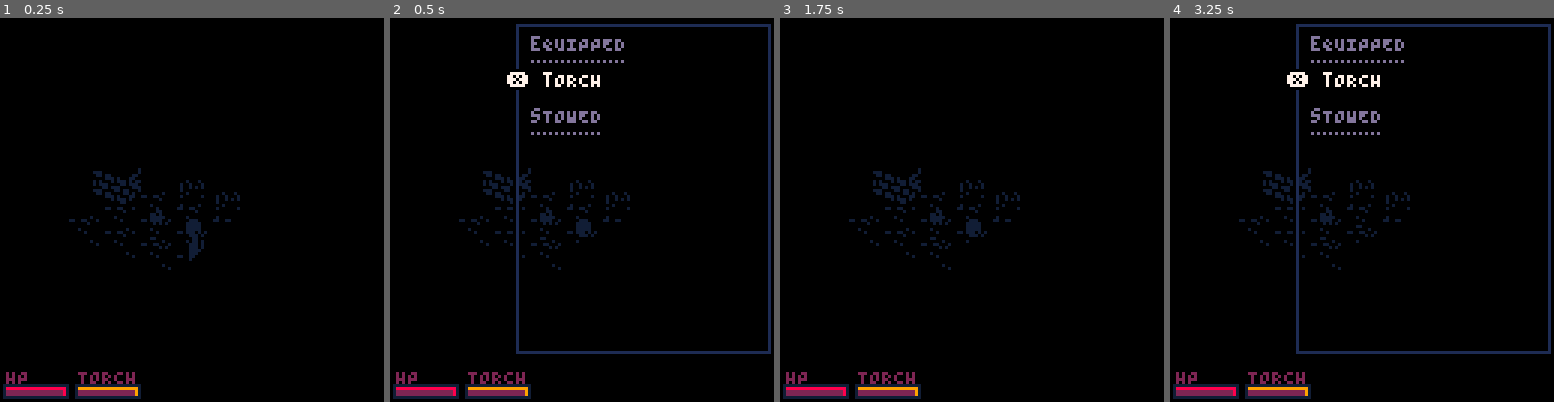
Above: before the commit, frames 1-4 (left to right).
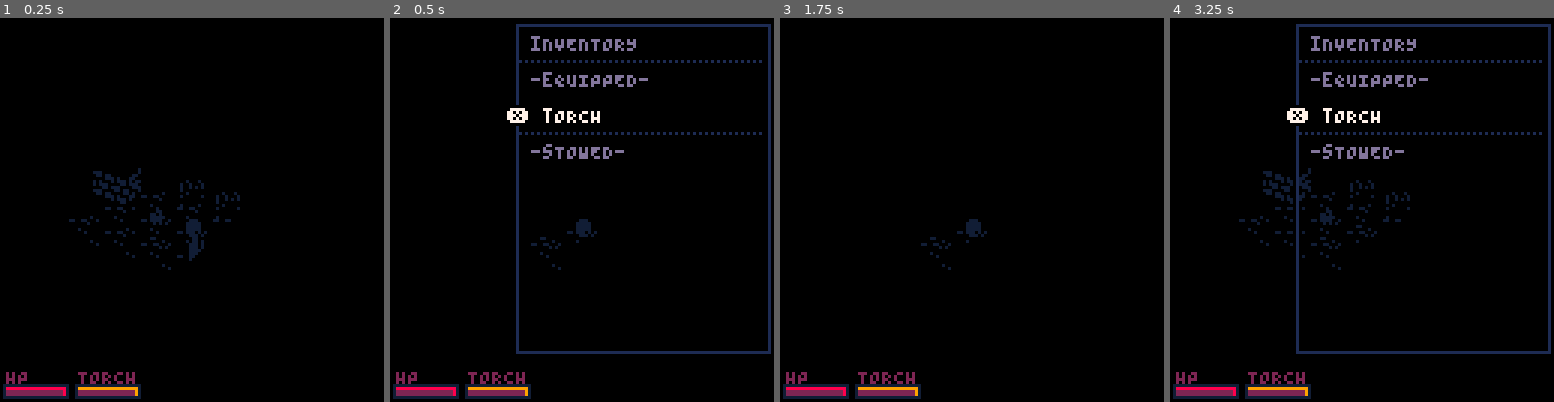
Above: after the commit, the same moments.

Repository: Woflox/intoruins
Game: PICO-8 cartridge cavedunj.p8
Same seed, same stepped clock (60 frames per second), same inputs: the game is played once before the commit and once after it.
Inputs:
- Up to frame 1 (0.25 s): no input
- Up to frame 2 (0.5 s): tap X (X key) at 0.33 s
- Up to frame 3 (1.75 s): tap O (Z key) at 0.7, 1.7 s; tap X (X key) at 1.07 s; hold Right from 1.6 s (still down)
- Up to frame 4 (3.25 s): tap X (X key) at 1.85, 2.97 s; release Right at 2.1 s; tap O (Z key) at 2.1, 2.5, 2.9 s; hold Up 2.15-2.42 s; hold Right 2.47-3.03 s; hold Left from 3.08 s (still down)

Frame 1 is identical in both runs. In frame 2, 3.3% of the frame differs, in the area x 17-97%, y 5-63%; in frame 3, 1.0%; in frame 4, 2.3%.

Commit message:
overhauled stat/item system, polish death screen, tweak inventory screen, mode change logic

Diff:
--- a/cavedunj.p8
+++ b/cavedunj.p8
@@ -6,7 +6,7 @@
 
 function _init()
 assigntable(_ENV,
-[[mode:play,depth:5,turnorder:0,fireplaying:false,btnheld:0,shake:0,playerdir:2,tgameover:0
+[[mode:play,statet:0,depth:5,turnorder:0,fireplaying:false,btnheld:0,shake:0,playerdir:2
 ,tempty:0,tcavefloor:50,tcavefloorvar:52
 ,tcavewall:16,tdunjfloor:48,tywall:18,txwall:20
 ,tshortgrass:54,tflatgrass:38,tlonggrass:58,tmushroom:56
@@ -15,16 +15,15 @@
 entdata={}
 assigntable(entdata,
 [[def=var:ent,xface:1,yface:-1,animframe:0,animt:1,animspeed:0.5,animheight:1,deathanim:death,atkanim:eatk,death:41
-64=n:yOU,hp:20,atk:0,dmg:2,armor:0,atkanim:patk,light:4,moveanim:move,deathanim:pdeath
+64=n:yOU,hp:20,atk:0,dmg:2,armor:0,atkanim:patk,moveanim:move,deathanim:pdeath
 70=n:rAT,hp:3,atk:0,dmg:1,armor:0,ai:t,pdist:-15,runaway:t,alert:14,hurt:15
 71=n:jACKAL,hp:4,atk:0,dmg:2,armor:0,ai:t,pdist:0,pack:t,movandatk:t,alert:20,hurt:21
 65=n:gOBLIN,hp:7,atk:1,dmg:3,armor:0,ai:t,pdist:0,alert:30,hurt:11
 66=n:gOBLIN MYSTIC,hp:6,atk:1,dmg:3,armor:0,ai:t,pdist:-2,alert:30,hurt:11
 67=n:gOBLIN ARCHER,hp:7,atk:1,dmg:3,armor:0,ai:t,pdist:-3,alert:30,hurt:11
 68=n:gOBLIN WARLOCK,hp:6,atk:1,dmg:3,armor:0,ai:t,pdist:-3,alert:30,hurt:11
-69=n:oGRE,hp:15,atk:2,dmg:8,armor:1,slow:t,
-ack:t,stun:2,ai:t,pdist:0,alert:31,hurt:16
-72=n:bAT,hp:4,atk:2,dmg:6,armor:0,movratio:0.6,ai:t,behav:wander,darksight:t,burnlight:t,pdist:0,flying:t,idleanim:batidle,alert:32,movandatk:t,hurt:13
+69=n:oGRE,hp:15,atk:2,dmg:8,armor:1,slow:t,knockback:t,stun:2,ai:t,pdist:0,alert:31,hurt:16
+72=n:bAT,hp:4,atk:2,dmg:6,armor:0,movratio:0.6,ai:t,behav:wander,darksight:t,burnlight:t,pdist:0,flying:t,idleanim:batidle,alert:32,hurt:13
 73=n:pINK JELLY,hp:10,atk:1,dmg:2,armor:0,ai:t,pdist:0,moveanim:emove,movratio:0.33,alert:19,hurt:19
 137=n:mUSHROOM,hp:1,blocking:t,sporeburst:12,light:4,lcool:t,deathanim:mushdeath,flippable:t,death:42
 136=n:bRAZIER,hp:1,nofire:t,blocking:t,hitfire:t,light:4,idleanim:idle3,deathanim:brazierdeath,animspeed:0.3,death:23
@@ -238,9 +237,9 @@
 function _update()
 	if mode=="play" then
 		updateturn()
-	elseif mode=="gameover" then
-		tgameover+=0.066
-	end
+	end
+
+	statet+=0.033
 
 	if mode!="ui" then
 		waitforanim=false
@@ -253,7 +252,9 @@
  	screenpos(
  		lerp(player.pos,
  							vec2(10,9.5),
- 							max(0.36-tgameover)))
+ 							mode=="gameover" and
+ 							max(0.36-statet*2) or
+ 							0.36))
 	smoothb=lerp(smoothb,camtarget,0.5)
 	smooth=lerp(smooth,smoothb,0.25)
 
@@ -313,7 +314,7 @@
 		if btnp(🅾️) then
 			deli(diags)
 			if #diags==0 then
-				mode="play"
+				setmode"play"
 				return
 			end
 		end
@@ -324,7 +325,7 @@
 		 d()
 	 end
 	elseif mode=="gameover" and
-	 tgameover>2 then
+	 statet>1 then
 	 if not musicplayed then
 	 	music(8)
 	 	musicplayed=true
@@ -332,7 +333,7 @@
 	 if btnp(❎) then
 	 	run()
 	 end
-	print([[
+	print(sub([[
   game over
 
 
@@ -343,7 +344,9 @@
 
 
 
-❎:tRY AGAIN]],38,29,tgameover>2.2and 13 or 1)
+
+
+❎:tRY AGAIN]],0,statet*30-16),39,29,statet>1.1and 13 or 1)
 	end
 	inputblocked=false
 end
@@ -407,7 +410,7 @@
  frame(gettrans(126,42),2,126,111,rect)
  local i=0
  local sely=0
-	?"\fd  eQUIPPED\n  …………"
+	?"\fd  iNVENTORY\n\f1 ……………………………\n\fd  -eQUIPPED-\n"
 
 	invindex=getindex(invindex,#inventory)
 
@@ -424,7 +427,7 @@
 	end
 
 	listitems(true)
-	?"\fd\n  sTOWED\n  ………"
+	?"\f1 ……………………………\fd\n  -sTOWED-\n"
 	listitems()
 end
 
@@ -499,6 +502,11 @@
  add(diags,func)
  sfx(39)
 end
+
+function setmode(m)
+	mode=m
+	statet=0
+end
 -->8
 --[[tiles, rendering
 
@@ -643,56 +651,67 @@
 										flp)
 end
 
-function drawent(ent)
-	if ent and (vistoplayer(ent.tl) or
-	   ent.lasttl and vistoplayer(ent.lasttl))
- then
-		initpal(ent.tl)
-		if ent==player then
-			pal(12,ent.cloak and
-			       ent.cloak.col or 8)
-			pal(14,ent.amulet and
-			       ent.amulet.col or 13)
-		end
-		if ent.flash then
-			pal(whitepal)
-			ent.flash=false
-		elseif ent.pal then
-			pal(ent.pal)
-			if ent.fillp then
-			 fillp(lfillp)
-			end
-		end
-		local flp=ent.xface<0 or ent.animflip
-		local scrpos=ent.renderpos+
-					vec2(flp and -1 or 0,0)
-		local frame=
-						ent.animframe
-						+0.5+ent.yface*0.5
-		spr(ent.typ+frame*16,
-						scrpos.x,scrpos.y,
-						1,ent.animheight,
-						flp)
-		if ent.wpn and frame <= 4 then
-			local wpnpos,wpnframe=
-			wpnpos[frame+1],frame%4
-
-			spr(ent.wpn.typ+wpnframe*16,
-							scrpos.x+
-							wpnpos.x*ent.xface,
-							scrpos.y+wpnpos.y,
+function drawents(tl)
+ function drawent(var)
+  local ent=tl[var]
+		if ent and (vistoplayer(tl) or
+		   ent.lasttl and vistoplayer(ent.lasttl))
+	 then
+			initpal(ent.tl)
+			if ent==player then
+				pal(12,ent.cloak and
+				       ent.cloak.col or 8)
+				pal(14,ent.amulet and
+				       ent.amulet.col or 13)
+			end
+			if ent.flash then
+				pal(whitepal)
+				ent.flash=false
+			elseif ent.pal then
+				pal(ent.pal)
+				if ent.fillp then
+				 fillp(lfillp)
+				end
+			end
+			local flp=ent.xface<0 or ent.animflip
+			local scrpos=ent.renderpos+
+						vec2(flp and -1 or 0,0)
+			local frame=
+							ent.animframe
+							+0.5+ent.yface*0.5
+			spr(ent.typ+frame*16,
+							scrpos.x,scrpos.y,
 							1,ent.animheight,
 							flp)
-		end
-		ent.lasttl=nil
-	end
-end
-
-function effectsprs(tl)
- local hasfire=tl.fire>0 or
- 						tl.ent and
- 						tl.ent.statuses.BURN
- local hasspores=tl.spores>0
+			if ent.wpn and frame <= 4 then
+				local wpnpos,wpnframe=
+				wpnpos[frame+1],frame%4
+
+				spr(ent.wpn.typ+wpnframe*16,
+								scrpos.x+
+								wpnpos.x*ent.xface,
+								scrpos.y+wpnpos.y,
+								1,ent.animheight,
+								flp)
+			end
+			ent.lasttl=nil
+		end
+	end
+
+ if tl.pos==playerdst and
+ 			mode=="play" then
+  initpal(player.tl)
+  pal(2,34,2)
+ 	local scrp=screenpos(tl.pos)
+ 	if playerdst!=lastplayerdst then
+ 		lastplayerdst=playerdst
+ 		pal(13,5)
+ 		pal(2,1)
+ 	end
+ 	spr(24,scrp.x-8,scrp.y-4,2,1)
+ end
+	drawent"item"
+ drawent"ent"
 
  function checkeffect(typ,has)
  	local effect=tl.effect
@@ -710,27 +729,15 @@
 		end
 	end
 
+	local hasfire=tl.fire>0 or
+ 						tl.ent and
+ 						tl.ent.statuses.BURN
+ local hasspores=tl.spores>0
+
  checkeffect(138,hasfire)
  checkeffect(139,hasspores)
-end
-
-function drawents(tl)
- if tl.pos==playerdst and
- 			mode=="play" then
-  initpal(player.tl)
-  pal(2,34,2)
- 	local scrp=screenpos(tl.pos)
- 	if playerdst!=lastplayerdst then
- 		lastplayerdst=playerdst
- 		pal(13,5)
- 		pal(2,1)
- 	end
- 	spr(24,scrp.x-8,scrp.y-4,2,1)
- end
-	drawent(tl.item)
- drawent(tl.ent)
- effectsprs(tl)
- drawent(tl.effect)
+
+ drawent"effect"
 end
 
 function drawmap()
@@ -998,9 +1005,9 @@
  function(pos,tl)
 		ent=tl.ent
 		function checklight(var)
-			if tl[var] and tl[var].light then
-				local light=tl[var].light
-				if light>tl.light then
+			if tl[var] then
+				local light=tl[var].stat"light"
+				if light and light>tl.light then
 					tl.light=light
 					if light>=3 then
 						tl.lightsrc=true
@@ -1011,9 +1018,9 @@
 		end
 		tl.light=-10
 		tl.lightsrc=false
-		checklight("item")
-		checklight("effect")
-		checklight("ent")
+		checklight"item"
+		checklight"effect"
+		checklight"ent"
   if tl.light>0 then
 			add(tovisit,pos)
 		end
@@ -1110,7 +1117,6 @@
 		end
 		tl.spores+=tl.newspores
 		tl.newspores=0
-		effectsprs(tl)
 	end)
 	if anyfire != fireplaying then
 		fireplaying=anyfire
@@ -1301,6 +1307,23 @@
 		inititem(ent)
 	end
 
+	ent.stat=function(name)
+	 local val=0
+	 function checkslot(slot)
+	  if ent[slot] then
+				local s = ent[slot][name]
+				if s then
+					val=type(s)=="number" and val+s or s
+				end
+			end
+	 end
+		checkslot"wpn"
+		checkslot"cloak"
+		checkslot"amulet"
+
+		return val!=0 and val or ent[name]
+	end
+
 	return ent
 end
 
@@ -1332,9 +1355,6 @@
 		if k=="BURN" then
 		 hurt(ent,1,nil)
 		end
-	end
-	if ent==player then
-		ent.light=ent.wpn and ent.wpn.lit and 4 or nil
 	end
 end
 
@@ -1458,10 +1478,10 @@
 		 	ntl.ent.blocking then
 		 	score-=ent.flying and 10 or 1
 		 end
-		 if ent.burnlight and
+		 if ent.stat"burnlight" and
 		    tl.light>-1 and
 		    tl.pdist<-1 then
-		 	score-=2*(ntl.light-tl.light)
+		 	score-=3*(ntl.light-tl.light)
 		 end
 			if score>bestscore then
 				bestscore=score
@@ -1682,7 +1702,7 @@
 		setanim(ent,ent.deathanim)
 		waitforanim=true
 		if ent==player then
-			mode="gameover"
+			setmode"gameover"
 			calclight()
 		elseif ent.sporeburst then
 			sporeburst(ent.tl,ent.sporeburst)
@@ -1716,18 +1736,18 @@
 
 function hitp(a,b)
 	if b.armor then
-	 local diff=a.atk-b.armor
+	 local diff=a.stat"atk"-b.stat"armor"
 	 return (max(diff)+1)/
 	        (abs(diff)+2)
 	end
 	return 1
 end
 
-function interact(a,b,wpn)
- local hit = rndp(hitp(wpn,b))
+function interact(a,b)
+ local hit = rndp(hitp(a,b))
  setanim(a,a.atkanim)
  waitforanim=true
- a.atkinfo={b,b.pos,hit,wpn.dmg}
+ a.atkinfo={b,b.pos,hit,a.stat"dmg"}
 end
 
 function move(ent,dst)
@@ -2222,9 +2242,9 @@
 end
 
 item.eXTINGUISH=function()
-	item.lit=false
+	item.lit,item.light,
+	player.statuses.TORCH=nil
 	item.typ+=1
-	player.statuses.TORCH=nil
 end
 end
 
@@ -2245,7 +2265,7 @@
 	aimitem,aimthrow,aimrange=
 	item,thrown,range
 
-	mode="aim"
+	setmode"aim"
 end
 __gfx__
 fffffffffffffffffffffff000ffffffffff000fffffffffffffffffffffffff0000000000000000ffffffffffffffffffffffffffffffffffffffffffffffff
